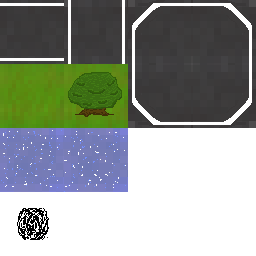
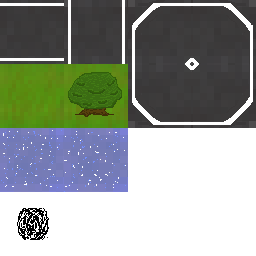
Layers edited between the first and the second 256px x 256px image:
painted on "Layer #14" over (185, 64, 192, 70)
painted on "Transformation copy" over (192, 63, 253, 102)
painted on "Transformation" over (192, 25, 253, 65)
painted on "Layer #12" over (185, 58, 192, 64)
